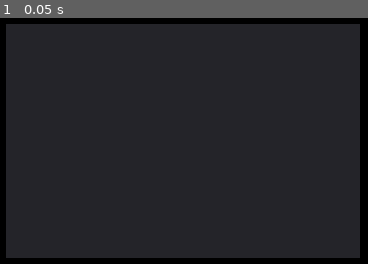
Above: before the commit, frame 1.
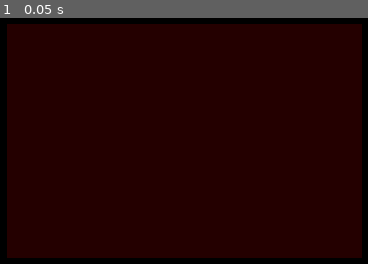
Above: after the commit, the same moment.

Repository: Ludermis/SquareDude
Game: Godot game, scene res://MainMenuScene.tscn
Two runs of this game, one before a commit and one after it. Both use one fixed random seed, a clock stepped at 60 frames per second and the inputs below.
Inputs:
- Up to frame 1 (0.05 s): no input

The runs differ from the first frame. In frame 1, 92% of the frame differs, in the area x 1-99%, y 2-98%.

Commit message:
Regnatif
renk değişti panelin

Diff:
--- a/MainMenuScene.tscn
+++ b/MainMenuScene.tscn
@@ -3,9 +3,10 @@
 [node name="Node2D" type="Node2D"]
 
 [node name="Panel" type="Panel" parent="."]
-margin_left = 527.121
+modulate = Color( 1, 0, 0, 1 )
+margin_left = 531.017
 margin_top = 197.67
-margin_right = 1378.12
+margin_right = 1382.02
 margin_bottom = 760.67
 __meta__ = {
 "_edit_use_anchors_": false
